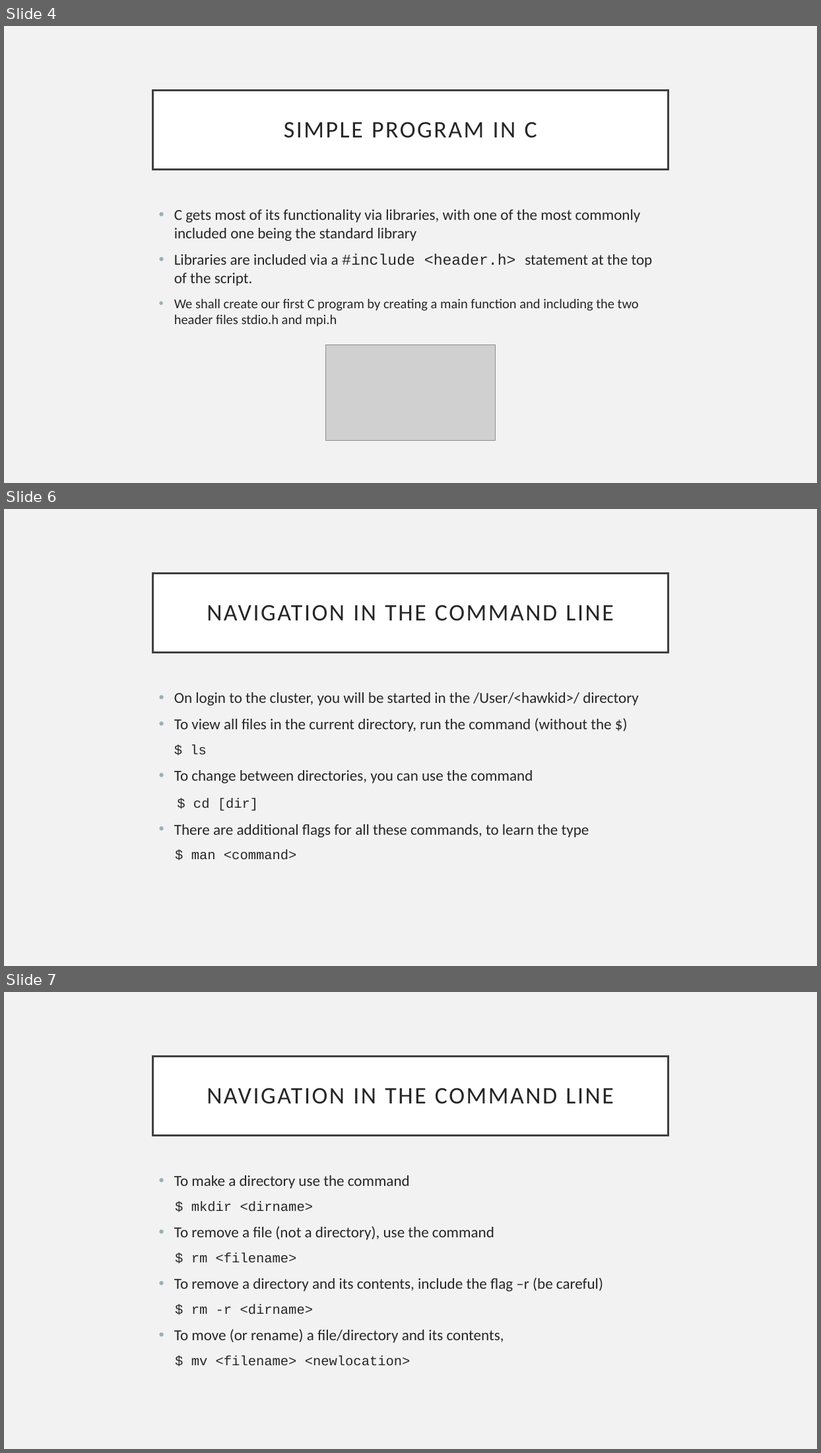
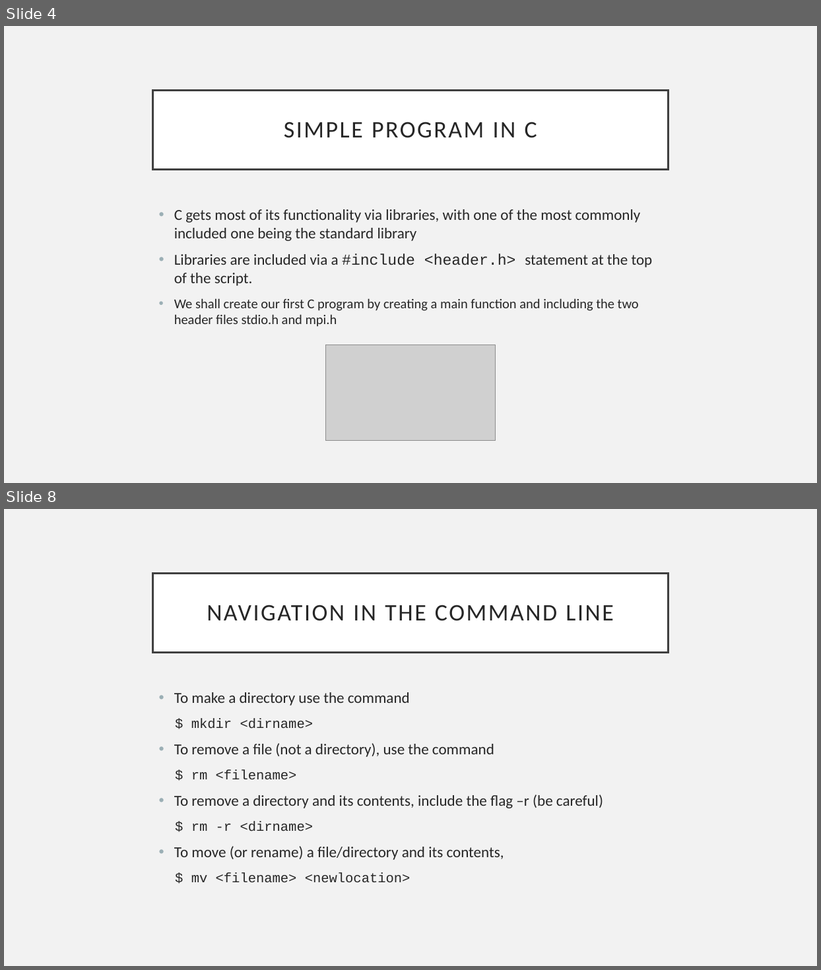
Before and after one commit to Andrewpensoneault/Intro-Parallel-Computing, a slide deck: Lectures/Lecture 3/lecture3.pptx. Shown one above the other, each under a label of ours: slides 4, 6 and 7 before the commit, slides 4 and 8 after it; the slides between them are not shown. The pictures are 821x1453 and 821x970 pixels, drawn with LibreOffice and Linux fonts; fonts in the diff are those of the drawing; grey boxes stand for pictures. Boxes give left, top, right and bottom in pixels: in the first picture for what was removed or moved away, otherwise in the second. Text is boxed around its words. In the diff, an @@ line names an element or a change of style, - is before the commit and + after.

```diff
--- a/Lectures/Lecture 3/lecture3.pptx
+++ b/Lectures/Lecture 3/lecture3.pptx
@@ slide 6 removed at (x1=4, y1=509, x2=817, y2=966), background #F2F2F2 @@
@@ title removed at (x1=153, y1=573, x2=668, y2=652) @@
-NAVIGATION IN THE COMMAND LINE
@@ text removed at (x1=174, y1=692, x2=639, y2=860) @@
-• On login to the cluster, you will be started in the /User/<hawkid>/ directory
-• To view all files in the current directory, run the command (without the $)
-  $ ls
-• To change between directories, you can use the command
-$ cd [dir]
-• There are additional flags for all these commands, to learn the type
-$ man <command>
@@ what was slide 7 is now slide 8 @@
```
Also in this commit, not shown: 1 slide changed, 2 slides added, 1 other file.
